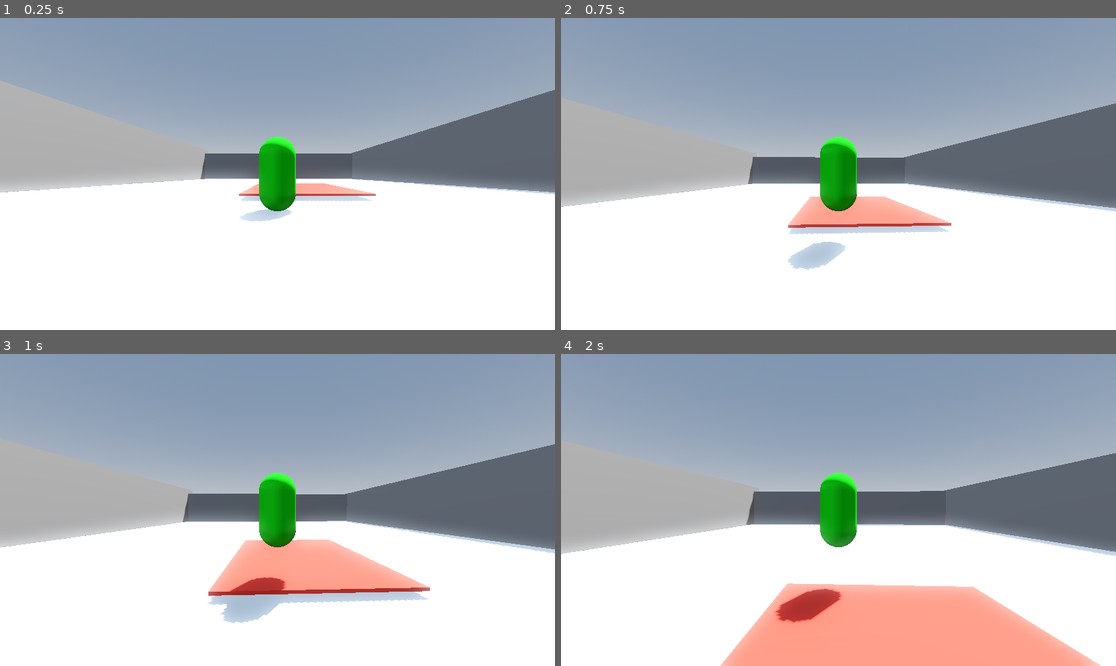
Above: before the commit, frames 1-4 (two rows, left to right).
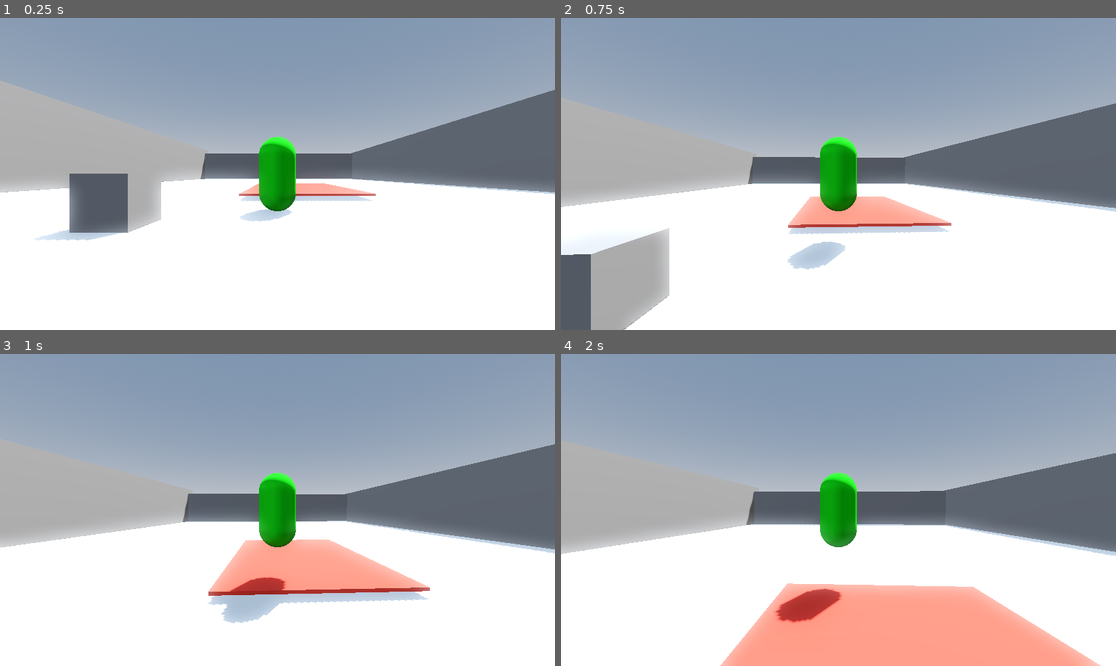
Above: after the commit, the same moments.

Repository: TylerPederson/effort
Game: Godot game, scene res://sandbox_level.tscn
Same seed, same stepped clock (60 frames per second), same inputs: the game is played once before the commit and once after it.
Inputs (mouse positions are in pixels of both pictures, inside the frame that each line leads up to):
- Up to frame 1 (0.25 s): no input
- Up to frame 2 (0.75 s): tap Enter (ui_accept) at 0.5 s; move the mouse to (866, 174) at 0.52 s; hold Up (ui_up) from 0.53 s (still down); tap E (interact, bound only after the commit) at 0.6 s
- Up to frame 3 (1 s): keep holding Up (ui_up); tap Enter (ui_accept) at 0.77 s
- Up to frame 4 (2 s): keep holding Up (ui_up); move the mouse to (810, 510) at 1.27 s; tap E (interact, bound only after the commit) at 1.35 s; tap Enter (ui_accept) at 1.52 s

The runs differ from the first frame. In frame 1, 3.1% of the frame differs, in the area x 6-30%, y 49-72%; in frame 2, 4.9%, in the area x 0-20%, y 67-100%; in frame 3, nothing differs; in frame 4, nothing differs.

Commit message:
Item Data and Interaction Set-up
- Created all item resources and extnded them properly
- created Item data resource
- creating ItemInteraact controller scene
- Implimented rough interaction code (unfinished)

TODO:
- complete interaction code for testing item pick up
- allow items to be picked up in the inventory
- allow items to be dragged from slot to slot for equipping items
- block out rough inventory desgin

Diff:
--- /dev/null
+++ b/Inventory/Actions/action_data.gd
@@ -0,0 +1,5 @@
+extends Resource
+class_name ActionData
+
+enum ActionType {INVALID, CONSUMABLE, EQUIPMENT, INSPECT}
+var action_type: ActionType
--- /dev/null
+++ b/Inventory/Actions/consumable_action.gd
@@ -0,0 +1,8 @@
+extends ActionData
+class_name ConsuambleAction
+
+@export var modifier_name: String
+@export var modifier_value: int
+
+func _init() -> void:
+	action_type = ActionType.CONSUMABLE
--- /dev/null
+++ b/Inventory/Actions/equipment_action.gd
@@ -0,0 +1,8 @@
+extends ActionData
+class_name EquipmentAction
+
+# @export var one_time_use: bool = true
+# @export var success_text: String
+
+func _init() -> void:
+	action_type = ActionType.EQUIPMENT
--- /dev/null
+++ b/Inventory/Actions/inspect_action.gd
@@ -0,0 +1,5 @@
+extends ActionData
+class_name InspectAction
+
+func _init() -> void:
+	action_type = ActionType.INSPECT
--- /dev/null
+++ b/Inventory/Items/test_item.tscn
@@ -0,0 +1,35 @@
+[gd_scene load_steps=9 format=3 uid="uid://wwkycn4pfa1g"]
+
+[ext_resource type="PackedScene" uid="uid://vei5oj44pyjd" path="res://Inventory/item_interact.tscn" id="1_skauc"]
+[ext_resource type="Script" uid="uid://do0rwc71a384u" path="res://Inventory/Actions/consumable_action.gd" id="2_oum6m"]
+[ext_resource type="Script" uid="uid://du5u3pregm218" path="res://Inventory/item_data.gd" id="3_oum6m"]
+
+[sub_resource type="BoxMesh" id="BoxMesh_mmqn2"]
+
+[sub_resource type="BoxShape3D" id="BoxShape3D_d6ppk"]
+
+[sub_resource type="PlaceholderTexture2D" id="PlaceholderTexture2D_qrtod"]
+
+[sub_resource type="Resource" id="Resource_d8khe"]
+script = ExtResource("2_oum6m")
+modifier_name = "test_consume"
+modifier_value = 25
+metadata/_custom_type_script = "uid://do0rwc71a384u"
+
+[sub_resource type="Resource" id="Resource_85j88"]
+script = ExtResource("3_oum6m")
+item_name = "test_item"
+Item_icon = SubResource("PlaceholderTexture2D_qrtod")
+action_data = SubResource("Resource_d8khe")
+metadata/_custom_type_script = "uid://du5u3pregm218"
+
+[node name="TestItem" type="StaticBody3D" groups=["items"]]
+
+[node name="MeshInstance3D" type="MeshInstance3D" parent="."]
+mesh = SubResource("BoxMesh_mmqn2")
+
+[node name="CollisionShape3D" type="CollisionShape3D" parent="."]
+shape = SubResource("BoxShape3D_d6ppk")
+
+[node name="ItemInteract" parent="." instance=ExtResource("1_skauc")]
+item_data = SubResource("Resource_85j88")
--- /dev/null
+++ b/Inventory/item_data.gd
@@ -0,0 +1,15 @@
+extends Resource
+class_name ItemData
+
+@export var item_name: String
+@export var Item_icon: Texture2D
+@export var action_data: ActionData
+
+var item_prefab: PackedScene
+var parent_node: Node
+
+signal item_collected(item: Node)
+
+func interact() -> void:
+	print("singal emitted")
+	emit_signal("item_collected", parent_node)
--- /dev/null
+++ b/Inventory/item_interact.gd
@@ -0,0 +1,3 @@
+extends Node
+
+@export var item_data: ItemData
--- /dev/null
+++ b/Inventory/item_interact.tscn
@@ -0,0 +1,6 @@
+[gd_scene load_steps=2 format=3 uid="uid://vei5oj44pyjd"]
+
+[ext_resource type="Script" uid="uid://cqu2ni3xiygu3" path="res://Inventory/item_interact.gd" id="1_kkp0g"]
+
+[node name="ItemInteract" type="Node"]
+script = ExtResource("1_kkp0g")
--- a/player.gd
+++ b/player.gd
@@ -17,7 +17,9 @@
 
 #Inventory vars
 @onready var inventory_controller: Node = %"Inventory Controller/CanvasLayer/Inventory UI"
+
 var inv_open : bool = false
+@onready var raycast: RayCast3D = $RayCast3D
 
 
 # To properly move, the player camera needs the mouse to be captured
@@ -26,6 +28,7 @@
 
 func _physics_process(delta: float) -> void:
 	frame_camera_rotation()
+	try_taking_item()
 
 	# Add the gravity.
 	if not is_on_floor():
@@ -46,8 +49,8 @@
 
 	move_and_slide()
 
-# Handle Inventory Opening/Closing
 func _input(_event: InputEvent) -> void:
+	# Handle Inventory Opening/Closing
 	if Input.is_action_just_pressed("inventory"):
 		if not inv_open:
 			inventory_controller.visible = true
@@ -72,6 +75,32 @@
 		else:
 			Input.mouse_mode = Input.MOUSE_MODE_CAPTURED
 
+func try_taking_item() -> void:
+	if !Input.is_action_just_pressed("interact"):
+		return
+	if !raycast.is_colliding():
+		print("not colliding!")
+		return
+	print("Raycast Collided!")
+
+	var obj = raycast.get_collider()
+	var child = obj.get_node("ItemInteract")
+
+	if child == null:
+		return
+	print("object is an item!")
+
+	if !child.item_data.has_method("interact"):
+		print("Item cannot be picked up!")
+		return
+	print(obj.name)
+	child.item_data.parent_node = obj
+	child.item_data.interact()
+
+func _on_item_collected(item: Node):
+	print("Collected Item: ", item)
+	item.queue_free()
+
 # Calculates the desired movement direction based on input direction and which way the player is facing
 func get_movement_direction() -> Vector3:
 	# global movement direction
@@ -80,7 +109,6 @@
 	# transforms movement to be based on the horizontal facing direction
 	var direction := horizontal_pivot.global_transform.basis * input_vector
 	return direction
-
 
 # rotates pivot nodes to store how much the player has rotated based on how much
 # the mouse moves  each from
--- a/player.tscn
+++ b/player.tscn
@@ -36,3 +36,7 @@
 
 [node name="Inventory Controller" parent="." instance=ExtResource("2_onrkg")]
 unique_name_in_owner = true
+
+[node name="RayCast3D" type="RayCast3D" parent="."]
+transform = Transform3D(1, 0, 0, 0, 0.005550176, -0.9999849, 0, 0.9999849, 0.005550176, 0, -0.63206935, 0)
+target_position = Vector3(0, -2, 0)
--- a/project.godot
+++ b/project.godot
@@ -26,3 +26,8 @@
 "events": [Object(InputEventKey,"resource_local_to_scene":false,"resource_name":"","device":-1,"window_id":0,"alt_press …(195 unchanged characters)…
 ]
 }
+interact={
+"deadzone": 0.2,
+"events": [Object(InputEventKey,"resource_local_to_scene":false,"resource_name":"","device":-1,"window_id":0,"alt_pressed":false,"shift_pressed":false,"ctrl_pressed":false,"meta_pressed":false,"pressed":false,"keycode":0,"physical_keycode":69,"key_label":0,"unicode":101,"location":0,"echo":false,"script":null)
+]
+}
--- a/sandbox_level.tscn
+++ b/sandbox_level.tscn
@@ -1,6 +1,7 @@
-[gd_scene load_steps=7 format=3 uid="uid://blgnpk61vbef4"]
+[gd_scene load_steps=8 format=3 uid="uid://blgnpk61vbef4"]
 
 [ext_resource type="PackedScene" uid="uid://703h7fkmxdhp" path="res://player.tscn" id="1_s6xw7"]
+[ext_resource type="PackedScene" uid="uid://wwkycn4pfa1g" path="res://Inventory/Items/test_item.tscn" id="2_vg0gq"]
 
 [sub_resource type="ProceduralSkyMaterial" id="ProceduralSkyMaterial_s6xw7"]
 sky_horizon_color = Color(0.66224277, 0.6717428, 0.6867428, 1)
@@ -63,3 +64,6 @@
 transform = Transform3D(1, 0, 0, 0, 1, 0, 0, 0, 1, -1.2159472, 2.6614265, 19.42992)
 use_collision = true
 size = Vector3(33.739746, 6.4058228, 2.679657)
+
+[node name="TestItem" parent="." instance=ExtResource("2_vg0gq")]
+transform = Transform3D(1, 0, 0, 0, 1, 0, 0, 0, 1, -3.0577784, 0.50367165, 1.5259342)
Not shown, added: Inventory/Actions/action_data.gd.uid
Not shown, added: Inventory/Actions/consumable_action.gd.uid
Not shown, added: Inventory/Actions/equipment_action.gd.uid
Not shown, added: Inventory/Actions/inspect_action.gd.uid
Not shown, added: Inventory/item_data.gd.uid
Not shown, added: Inventory/item_interact.gd.uid
